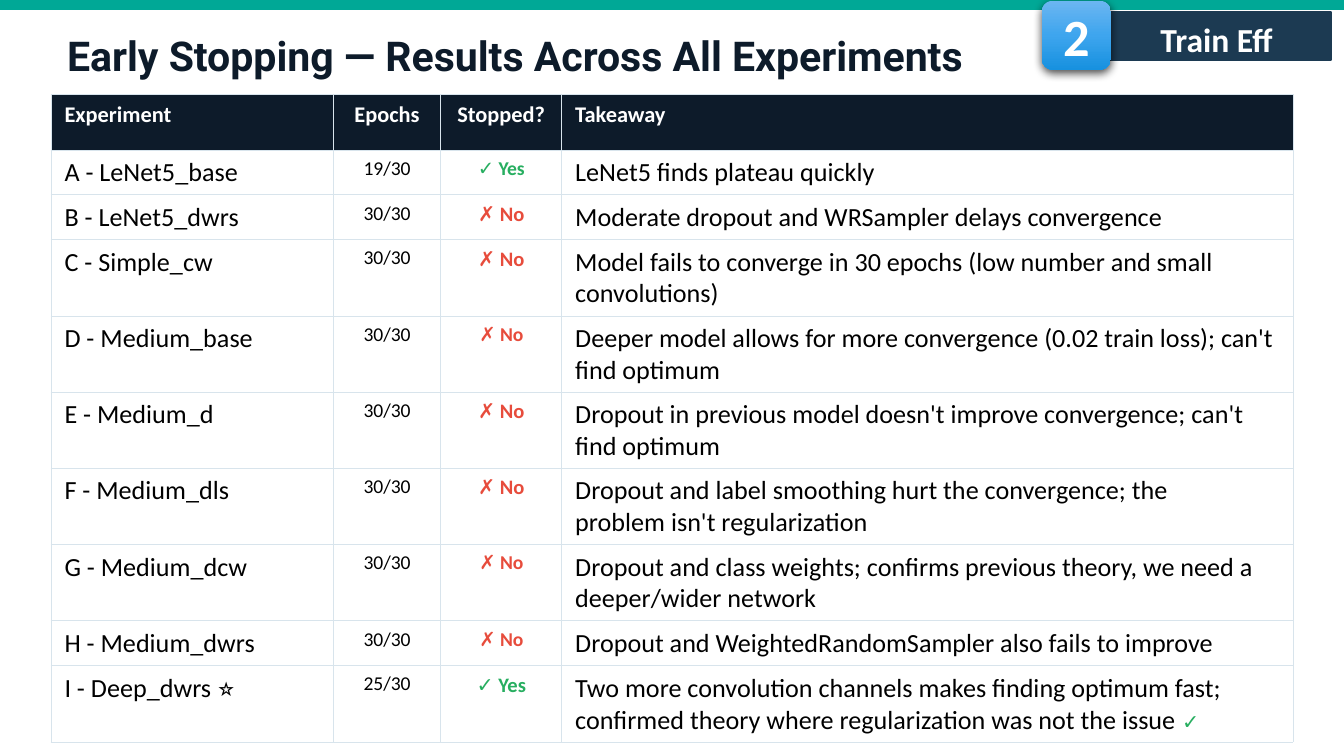
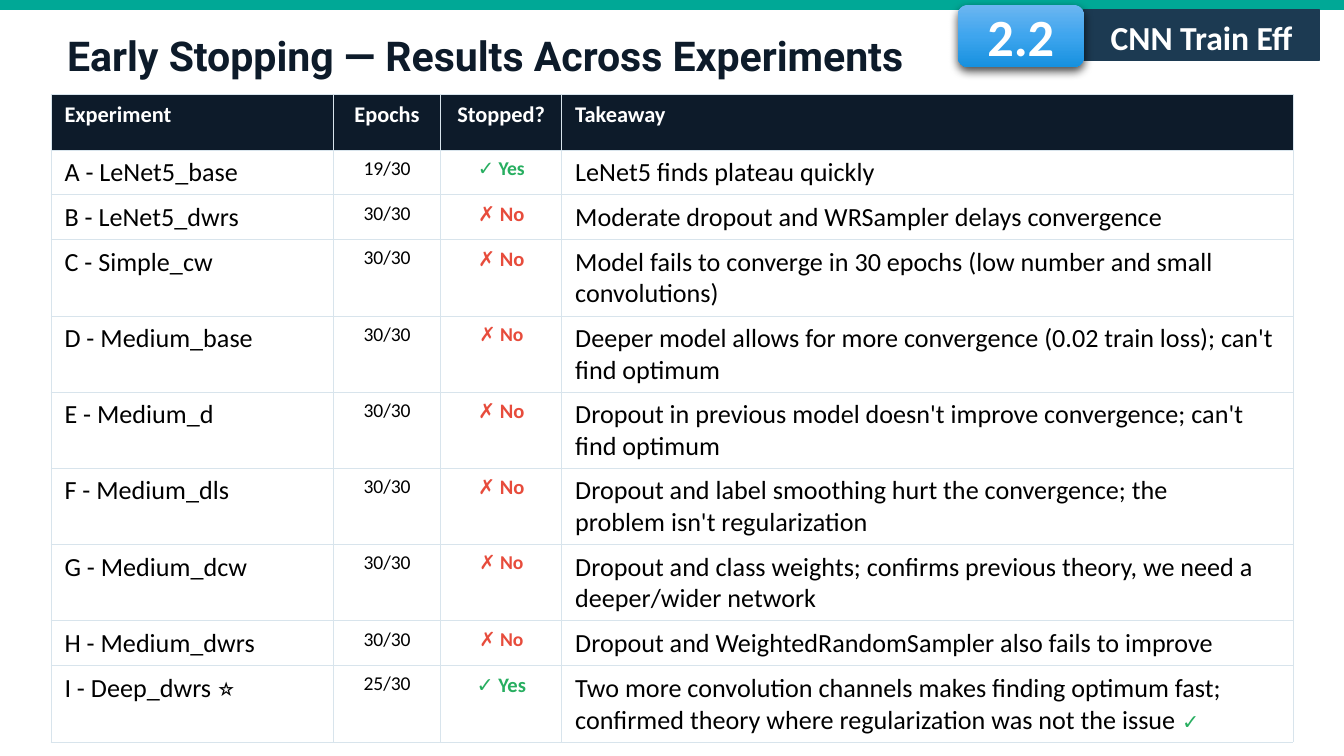
Before and after one commit to fmssilva/DL_Proj, a slide deck: slide 17 of assignment_1/task2/Task2_report.pptx. Drawn at 1344x756 pixels with LibreOffice and Linux fonts; fonts in the diff are those of the drawing; background and template pictures are left out. Boxes give left, top, right and bottom in pixels: in the first picture for what was removed or moved away, otherwise in the second. Text is boxed around its words. In the diff, an @@ line names an element or a change of style, - is before the commit and + after.

```diff
--- a/assignment_1/task2/Task2_report.pptx
+++ b/assignment_1/task2/Task2_report.pptx
@@ rounded rectangle "2.2": place and size @@
-rounded rectangle "2.2" at box(1042, 0, 1110, 69)
+rounded rectangle "2.2" at box(958, 5, 1085, 67)
@@ text in rounded rectangle at box(987, 21, 1054, 69): text changed @@
-2
+2.2
@@ rectangle "CNN Train Eff": place and size @@
-rectangle "CNN Train Eff" at box(1102, 12, 1331, 60)
+rectangle "CNN Train Eff" at box(1083, 11, 1320, 60)
@@ text in rectangle at box(1111, 26, 1249, 51): text changed @@
-Train Eff
+CNN Train Eff
@@ rectangle removed at box(1122, 16, 1324, 60) @@
@@ text at box(67, 40, 904, 80): text changed @@
-Early Stopping — Results Across All Experiments
+Early Stopping — Results Across Experiments
```
Also in this commit, not shown: 26 other slides changed, 1 other file.
